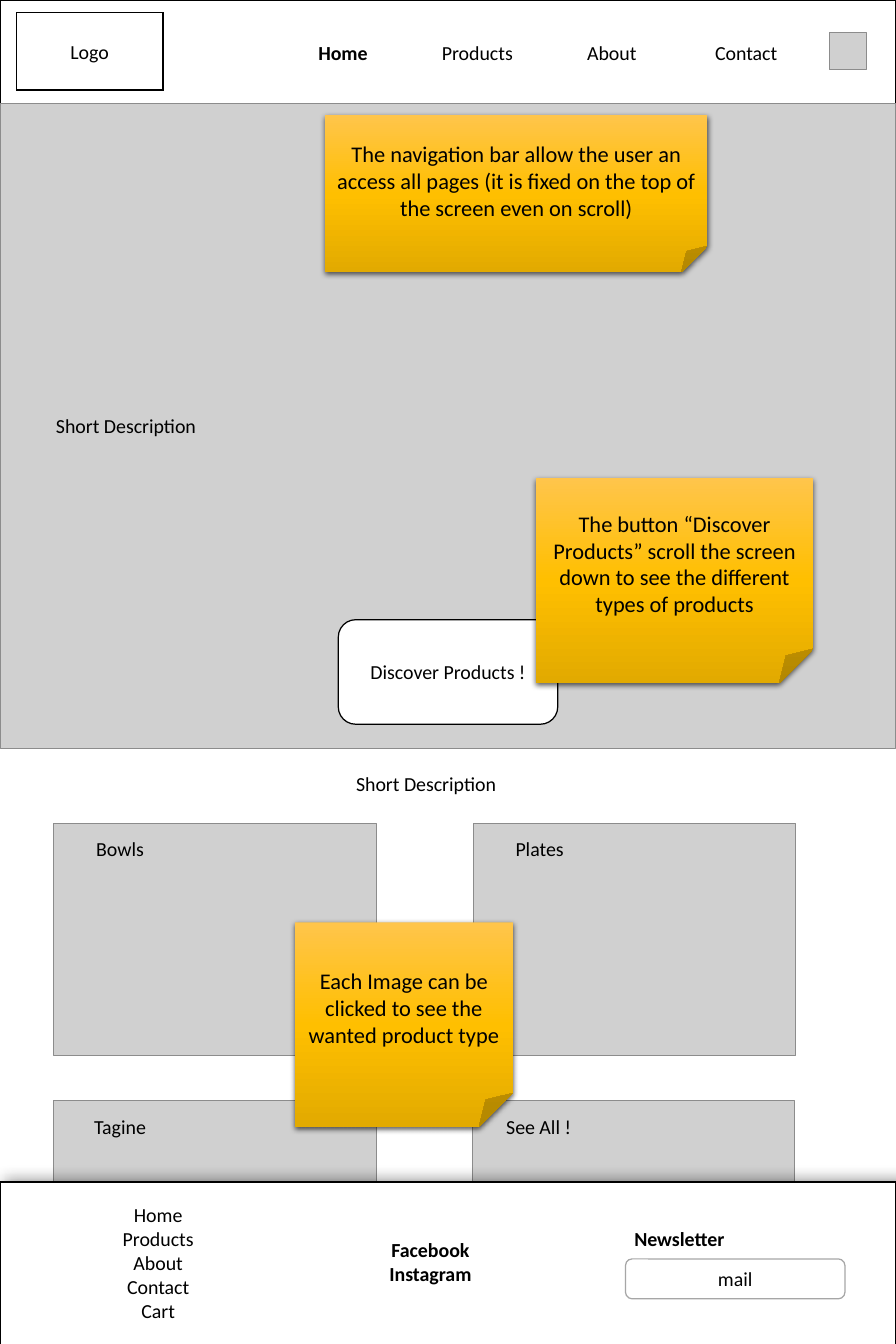
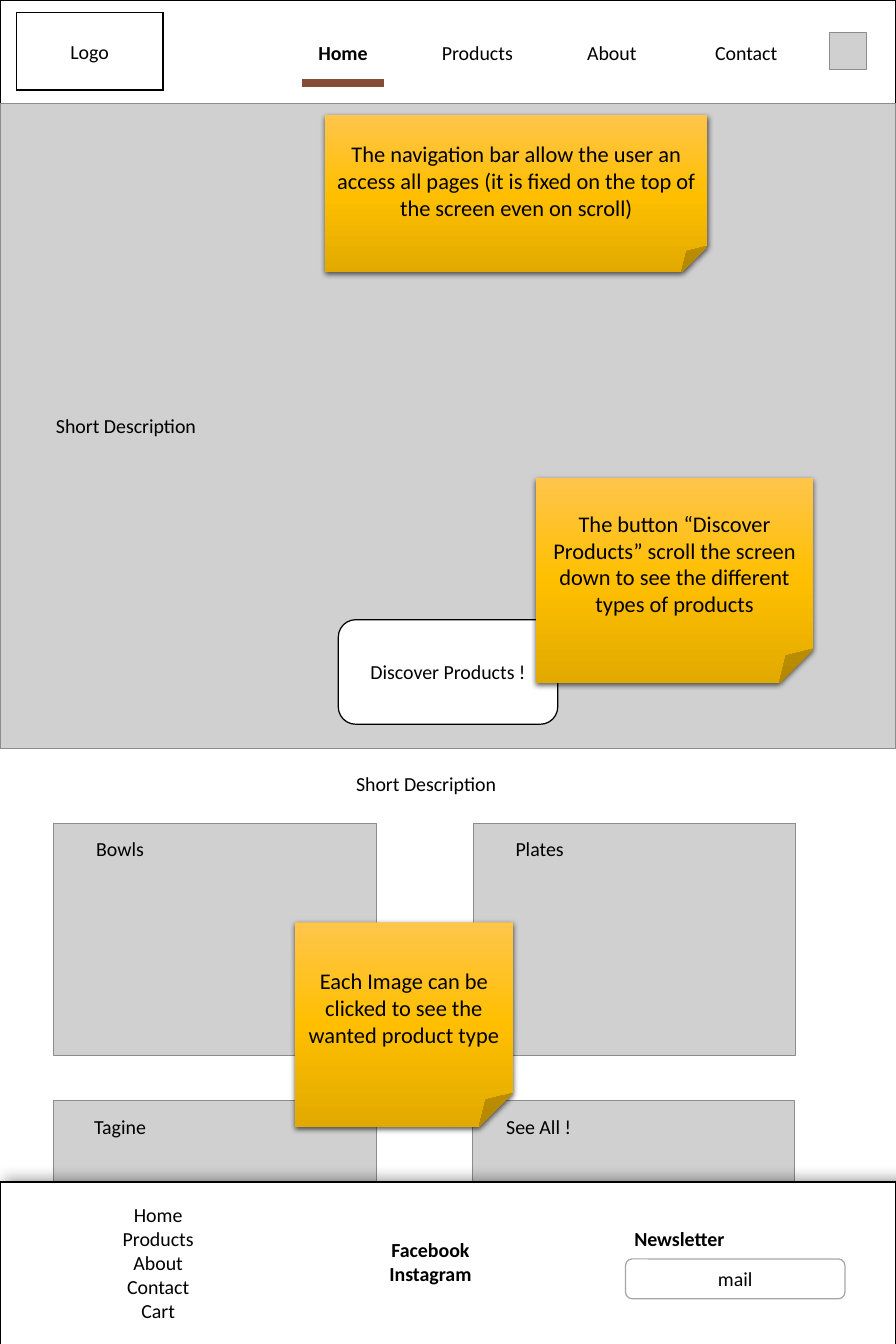
Before and after one commit to Pierrick-MADE/brookes_website, a slide deck: slide 1 of docs/Mockup_notes.pptx. Drawn at 896x1344 pixels with LibreOffice and Linux fonts; fonts in the diff are those of the drawing; grey boxes stand for pictures; background and template pictures are left out. Boxes give left, top, right and bottom in pixels: in the first picture for what was removed or moved away, otherwise in the second. Text is boxed around its words. In the diff, an @@ line names an element or a change of style, - is before the commit and + after.

```diff
--- a/docs/Mockup_notes.pptx
+++ b/docs/Mockup_notes.pptx
@@ line added from (302, 82) to (384, 82), #844D36 6.25 pt @@
```
Also in this commit, not shown: 7 other slides changed, 1 other file.
